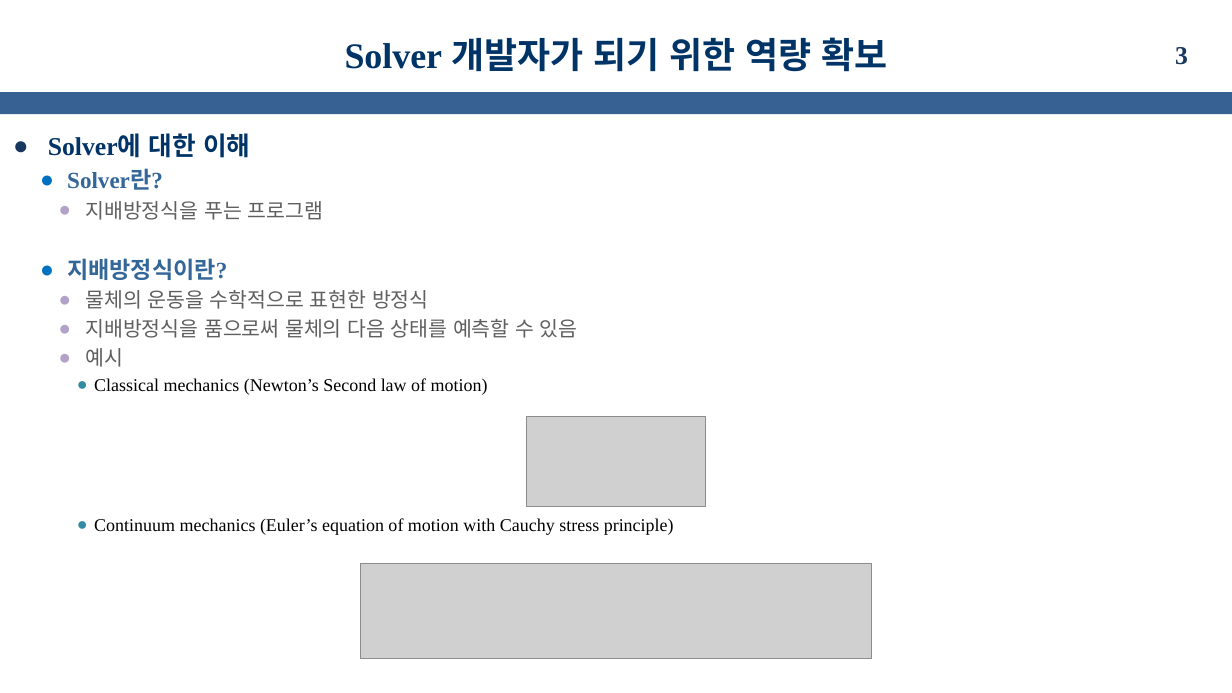
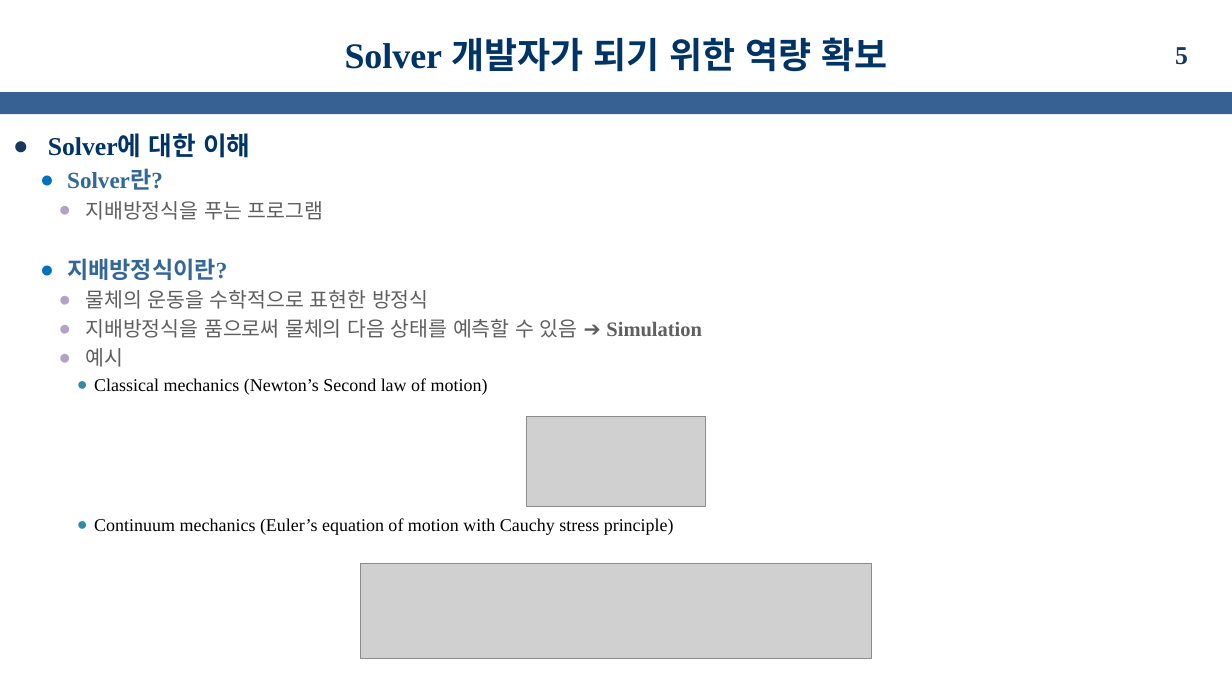
Before and after one commit to kms0523/Study, a slide deck: slide 5 of 발표자료/성과발표(중간).pptx (slide 3 before the commit). Drawn at 1232x693 pixels with LibreOffice and Linux fonts; fonts in the diff are those of the drawing; grey boxes stand for pictures; background and template pictures are left out. Boxes give left, top, right and bottom in pixels: in the first picture for what was removed or moved away, otherwise in the second. Text is boxed around its words. In the diff, an @@ line names an element or a change of style, - is before the commit and + after.

```diff
--- a/발표자료/성과발표(중간).pptx
+++ b/발표자료/성과발표(중간).pptx
@@ page number at (1175, 47, 1188, 65): text changed @@
-3
+5
@@ text at (85, 319, 702, 338): text changed @@
-    ● 지배방정식을 품으로써 물체의 다음 상태를 예측할 수 있음
+    ● 지배방정식을 품으로써 물체의 다음 상태를 예측할 수 있음 ➔ Simulation
```
Also in this commit, not shown: 4 other slides changed, 7 slides added, 2 slides removed, 8 other files.
